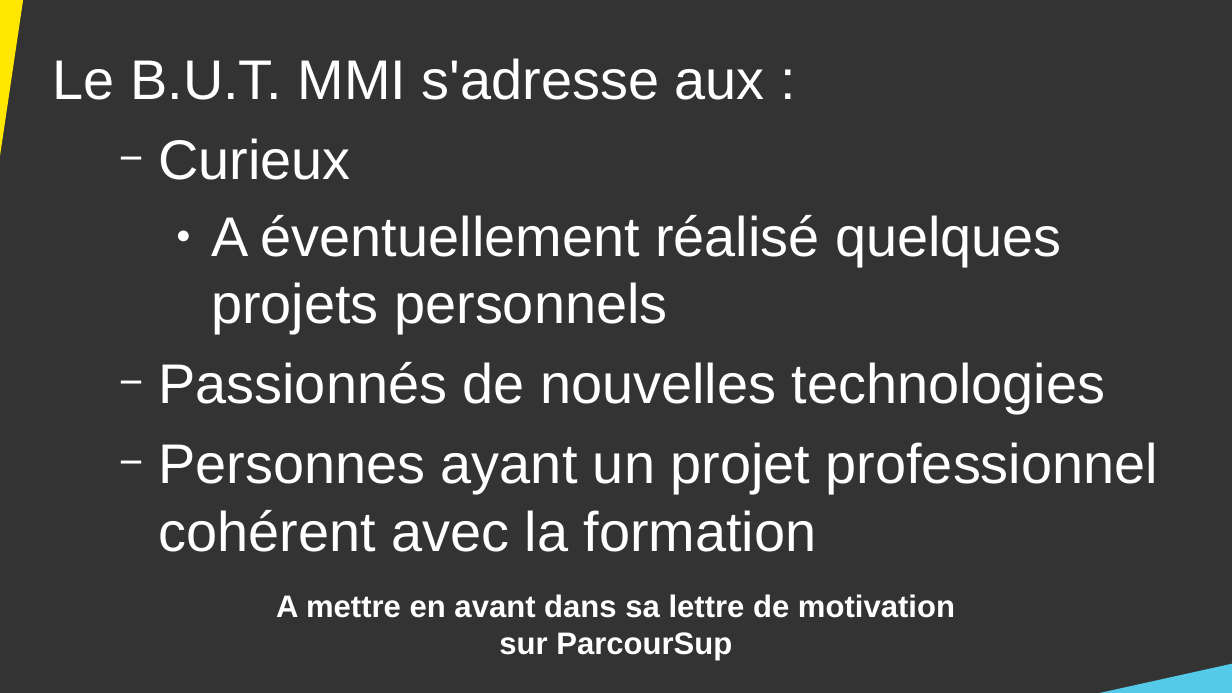
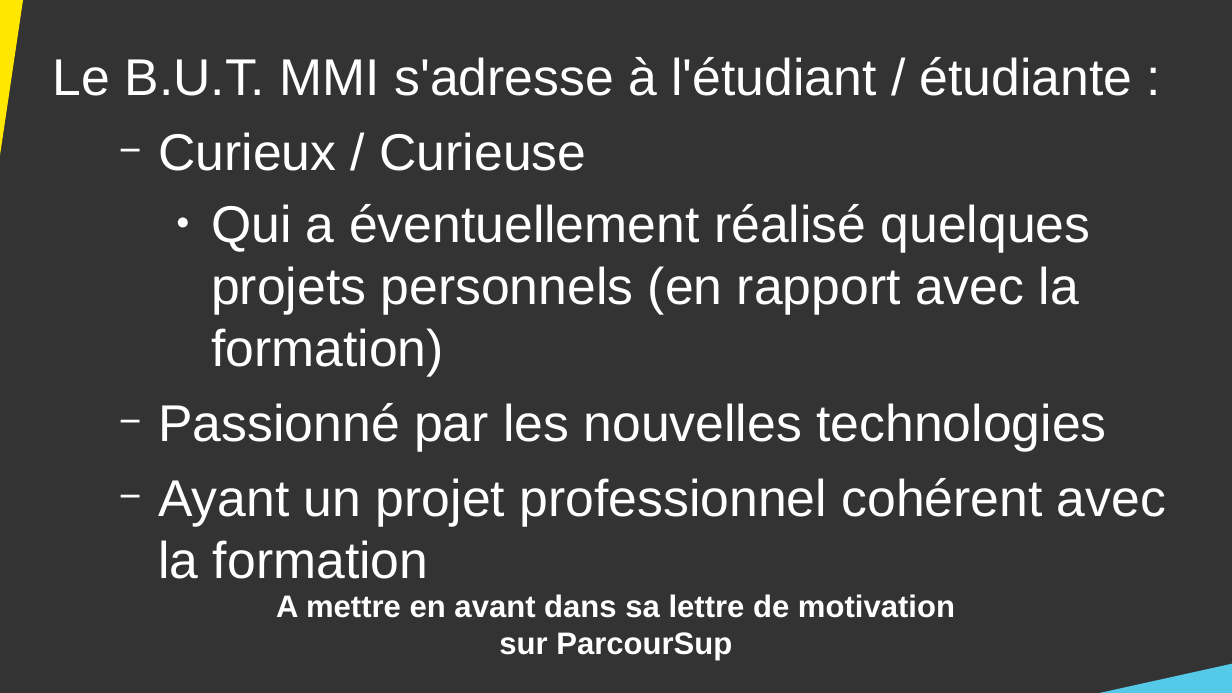
Before and after one commit to DanYellow/cours, a slide deck: slide 16 of presentation-formation-mmi/presentation.odp (slide 14 before the commit). Drawn at 1232x693 pixels with LibreOffice and Linux fonts; fonts in the diff are those of the drawing. Boxes give left, top, right and bottom in pixels: in the first picture for what was removed or moved away, otherwise in the second. Text is boxed around its words. In the diff, an @@ line names an element or a change of style, - is before the commit and + after.

Commit message:
Update presentation mmi

```diff
--- a/presentation-formation-mmi/presentation.odp
+++ b/presentation-formation-mmi/presentation.odp
@@ text at [53, 57, 1166, 579]: text changed; size 36 to 33.3 pt @@
-Le B.U.T. MMI s'adresse aux :
-  − Curieux
-    ● A éventuellement réalisé quelques projets personnels
-  − Passionnés de nouvelles technologies
-  − Personnes ayant un projet professionnel cohérent avec la formation
+Le B.U.T. MMI s'adresse à l'étudiant / étudiante :
+  − Curieux / Curieuse
+    ● Qui a éventuellement réalisé quelques projets personnels (en rapport avec la formation)
+  − Passionné par les nouvelles technologies
+  − Ayant un projet professionnel cohérent avec la formation
```
Also in this commit, not shown: 7 other slides changed, 4 slides added, 1 slide removed, 1 other file.
